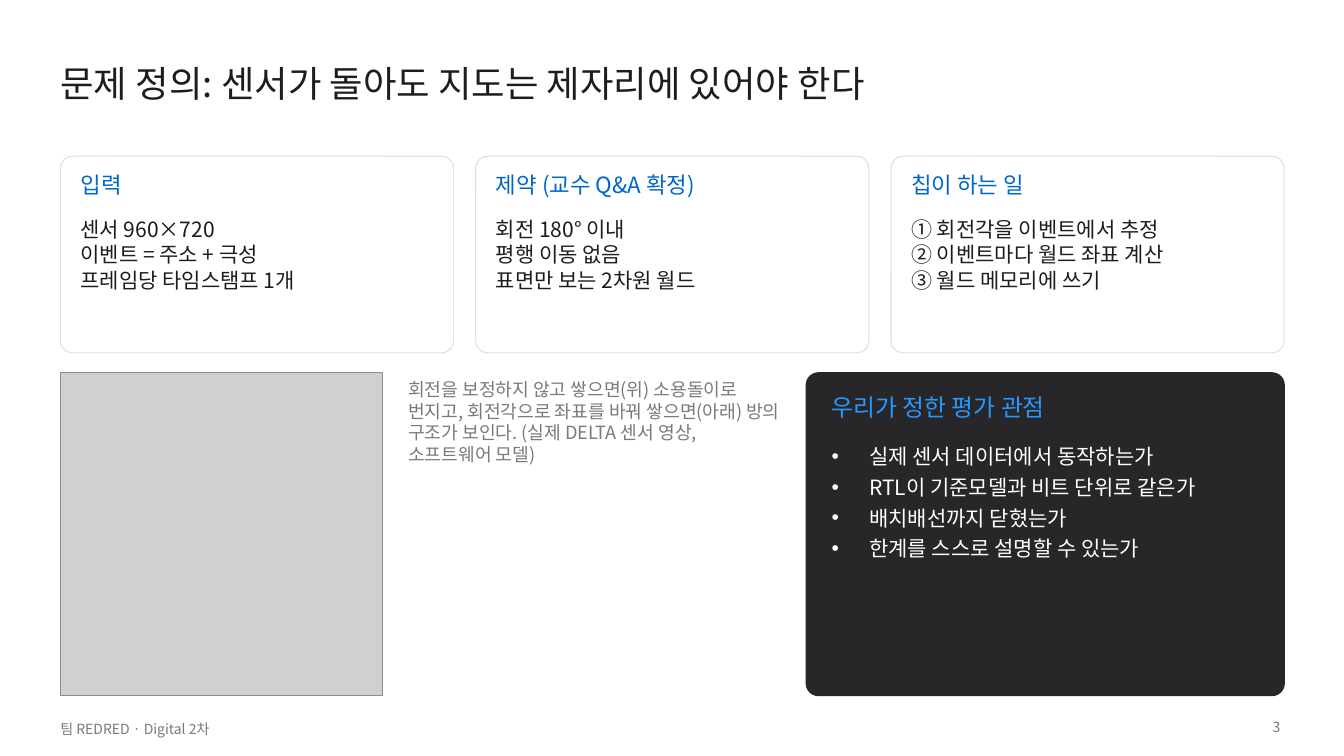
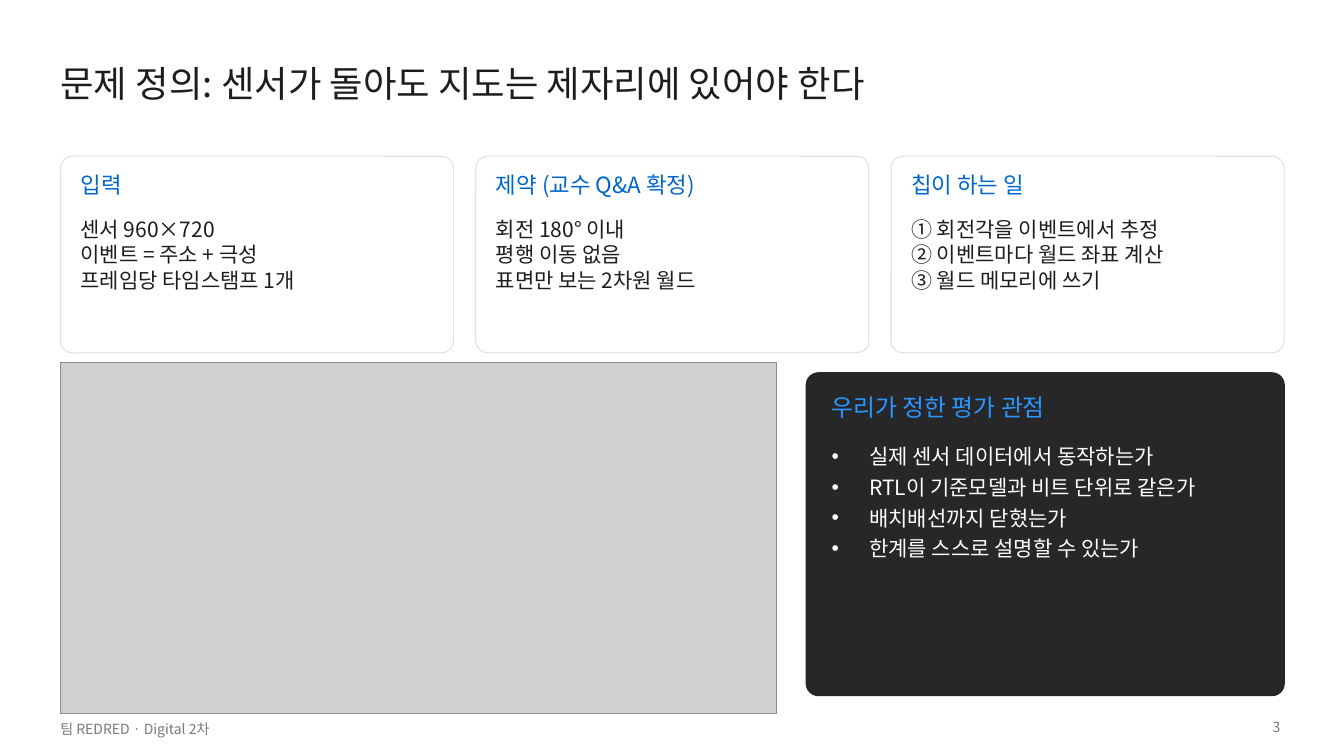
Before and after one commit to GangHeeJo/AI-SEMI, a slide deck: slide 3 of submission/REDRED_2차_발표자료_칩S.pptx. Drawn at 1344x756 pixels with LibreOffice and Linux fonts; fonts in the diff are those of the drawing; grey boxes stand for pictures. Boxes give left, top, right and bottom in pixels: in the first picture for what was removed or moved away, otherwise in the second. Text is boxed around its words. In the diff, an @@ line names an element or a change of style, - is before the commit and + after.

```diff
--- a/submission/REDRED_2차_발표자료_칩S.pptx
+++ b/submission/REDRED_2차_발표자료_칩S.pptx
@@ picture: place and size @@
-picture at [60,373,383,696]
+picture at [60,363,776,714]
@@ text removed at [408,381,779,465] @@
-회전을 보정하지 않고 쌓으면(위) 소용돌이로 번지고, 회전각으로 좌표를 바꿔 쌓으면(아래) 방의 구조가 보인다. (실제 DELTA 센서 영상, 소프트웨어 모델)
```
Also in this commit, not shown: 3 other slides changed, 10 other files.
